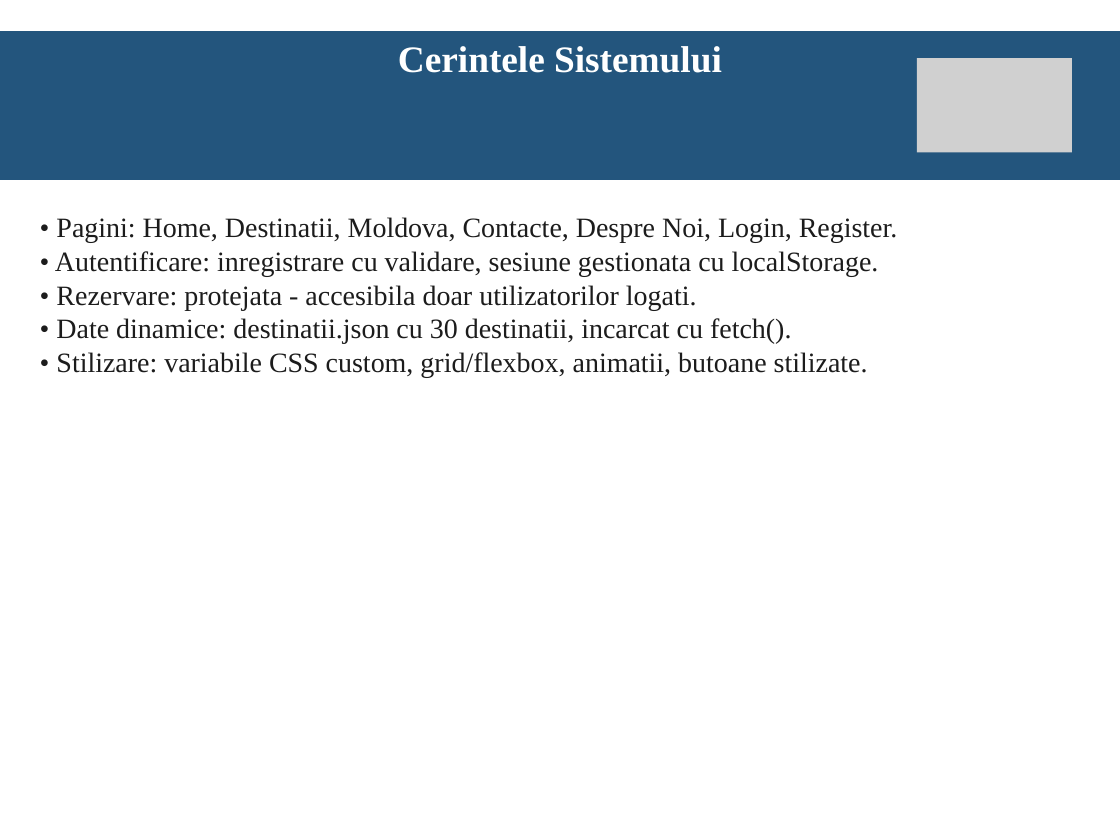
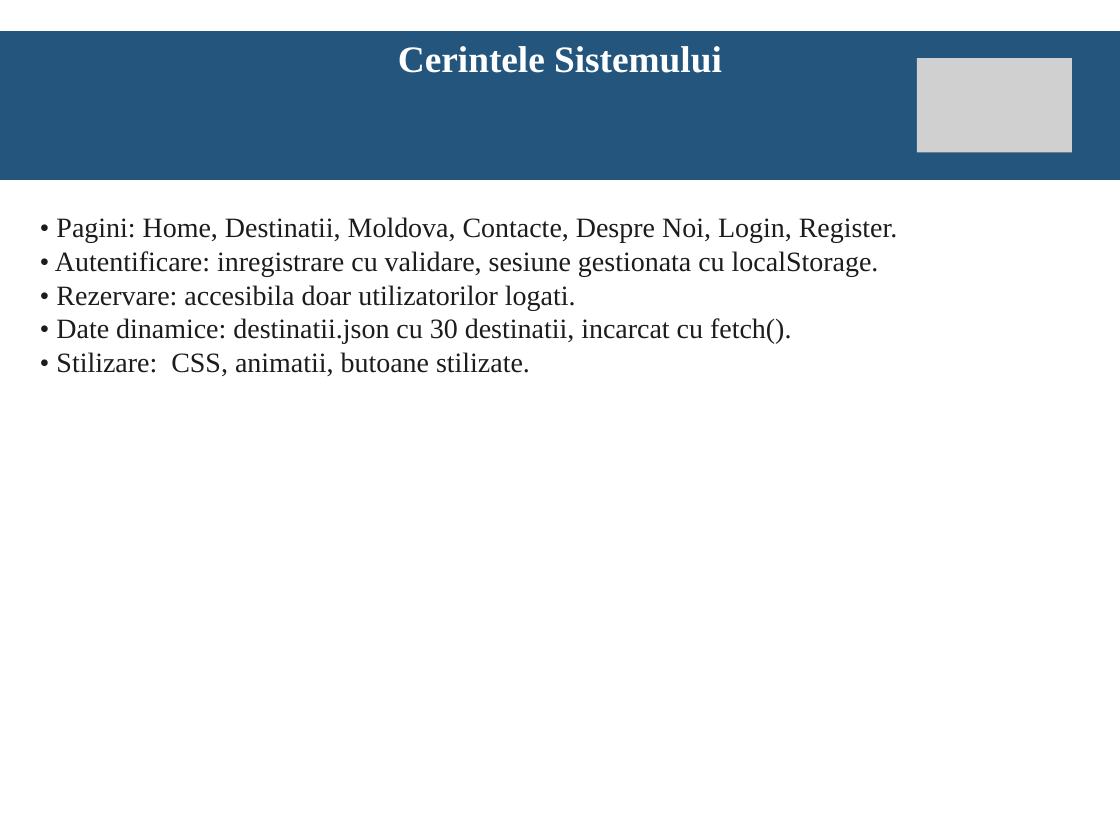
Before and after one commit to vornicovstefan/80Git, a slide deck: slide 5 of Proiect/GlobeTrotter_Prezentare.pptx.pptx. Drawn at 1120x840 pixels with LibreOffice and Linux fonts; fonts in the diff are those of the drawing; grey boxes stand for pictures; background and template pictures are left out. Boxes give left, top, right and bottom in pixels: in the first picture for what was removed or moved away, otherwise in the second. Text is boxed around its words. In the diff, an @@ line names an element or a change of style, - is before the commit and + after.

```diff
--- a/Proiect/GlobeTrotter_Prezentare.pptx.pptx
+++ b/Proiect/GlobeTrotter_Prezentare.pptx.pptx
@@ text at (56,285,576,310): text changed @@
-• Rezervare: protejata - accesibila doar utilizatorilor logati.
+• Rezervare: accesibila doar utilizatorilor logati.
@@ text at (56,352,530,376): text changed @@
-• Stilizare: variabile CSS custom, grid/flexbox, animatii, butoane stilizate.
+• Stilizare: CSS, animatii, butoane stilizate.
```
Also in this commit, not shown: 3 other slides changed.
